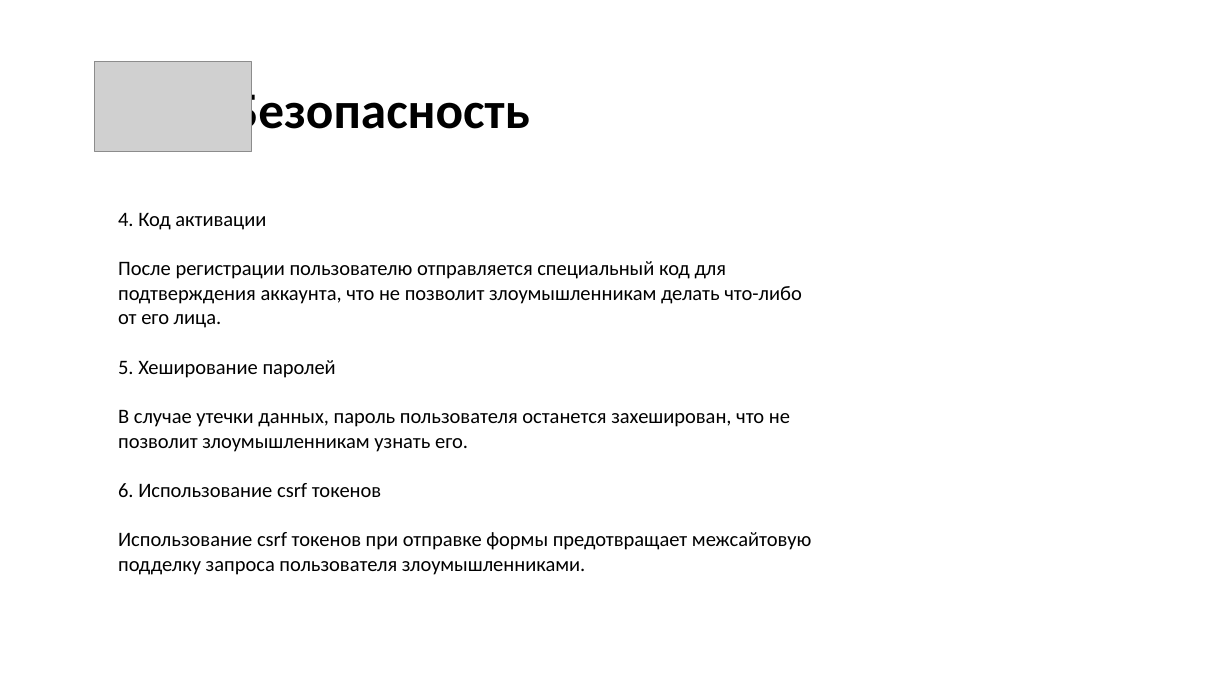
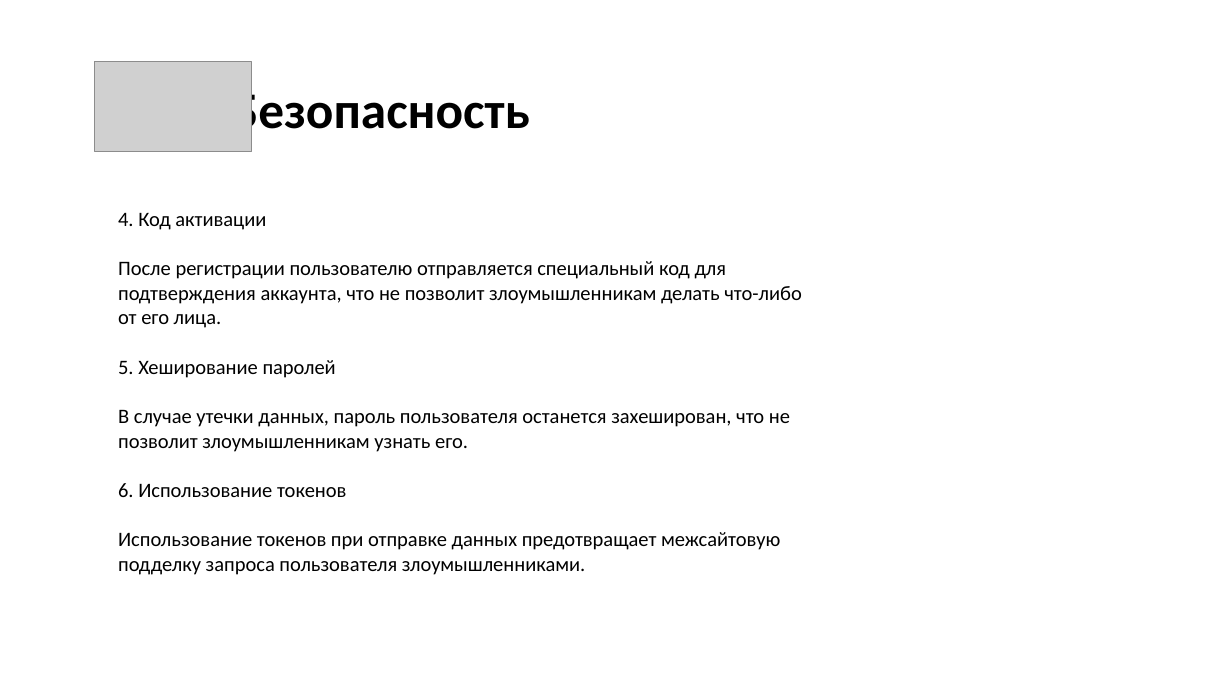
Before and after one commit to anigilyatornayapushka/ITStep-Bank-WebSite, a slide deck: slide 16 of ШАГ проект. Инновационная платежная система — копия.pptx. Drawn at 1232x693 pixels with LibreOffice and Linux fonts; fonts in the diff are those of the drawing; grey boxes stand for pictures; background and template pictures are left out. Boxes give left, top, right and bottom in pixels: in the first picture for what was removed or moved away, otherwise in the second. Text is boxed around its words. In the diff, an @@ line names an element or a change of style, - is before the commit and + after.

```diff
--- a/ШАГ проект. Инновационная платежная система — копия.pptx
+++ b/ШАГ проект. Инновационная платежная система — копия.pptx
@@ text at (118,483,780,575): text changed @@
-6. Использование csrf токенов
-Использование csrf токенов при отправке формы предотвращает межсайтовую подделку запроса пользователя злоумышленниками.
+6. Использование токенов
+Использование токенов при отправке данных предотвращает межсайтовую подделку запроса пользователя злоумышленниками.
```
Also in this commit, not shown: 4 other slides changed, 8 other files.
